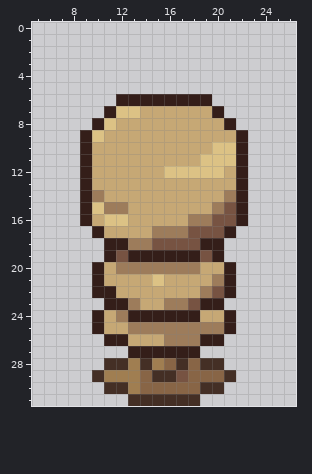
Pixel-art sprite -- Assets/Sprites/DemmySilience.png. Above: the version before the commit.
The file is 32x32 pixels. Colours within 5 levels of each other are drawn and written as one. Shown: x 5..26, y 0..31.
And afterwards:
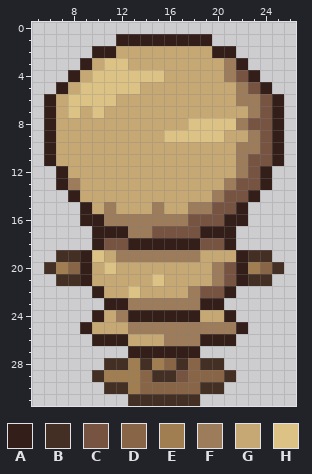
Palette (. is transparent): A #341e19  B #442f25  C #775342  D #886546  E #a07e51  F #9d7c5b  G #c6a875  H #dcc285
Edits made:
Changed rows in their new state; - is an unchanged pixel.
first column x 6:
 1 ------AAAAAAAA------
 2 ----AAGGGGGGGGAA----
 3 ---AGHHGGGGGGGGFA---
 4 --AGHHHHHHGGGGGFCA--
 5 -AGHHHHHGGGGGGGGFCA-
 6 AGHHHHGGGGGGGGGGFFCA
 7 AGHGHGGG------GGGFCA
 8 AGGGGG------HHHHFCCA
 9 AGGGG-----HHHHH-GFCA
10 AGGG----------GGFFCA
11 AGGG---------GGGFCCA
12 -AGG------GGGGG-FCA-
13 -AFG-----------FCCA-
14 --AGG---------FCCA--
15 ----G-G--F--FFC-----
16 ----AFFFFFFFCC-A----
17 -----AAFFCCC-AA-----
18 ----ACCAAAAAACCA----
19 -BBAHGFFFFFFFGGGABB-
20 BEDAGHGGGGGGG-FCAEDB
21 -BBAG----------CABB-
22 -----G-H----FC------
23 --------FF--F-------
25 ---AG----------FA---
26 ----A----------A----
Boxes around the changes in both pictures, in picture pixels (x1, y1, x2, y2):
changed: (44, 34, 284, 346)
